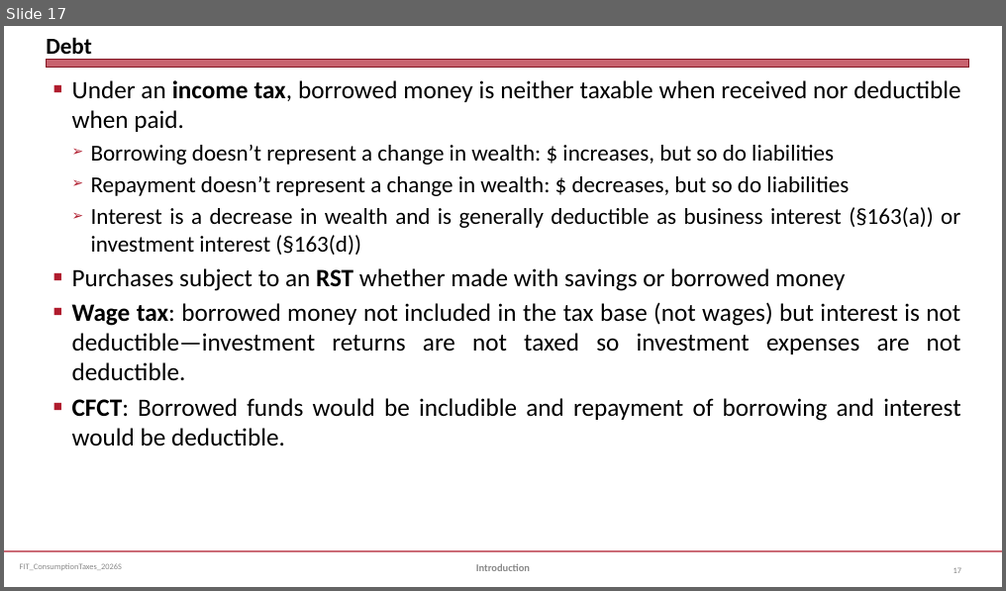
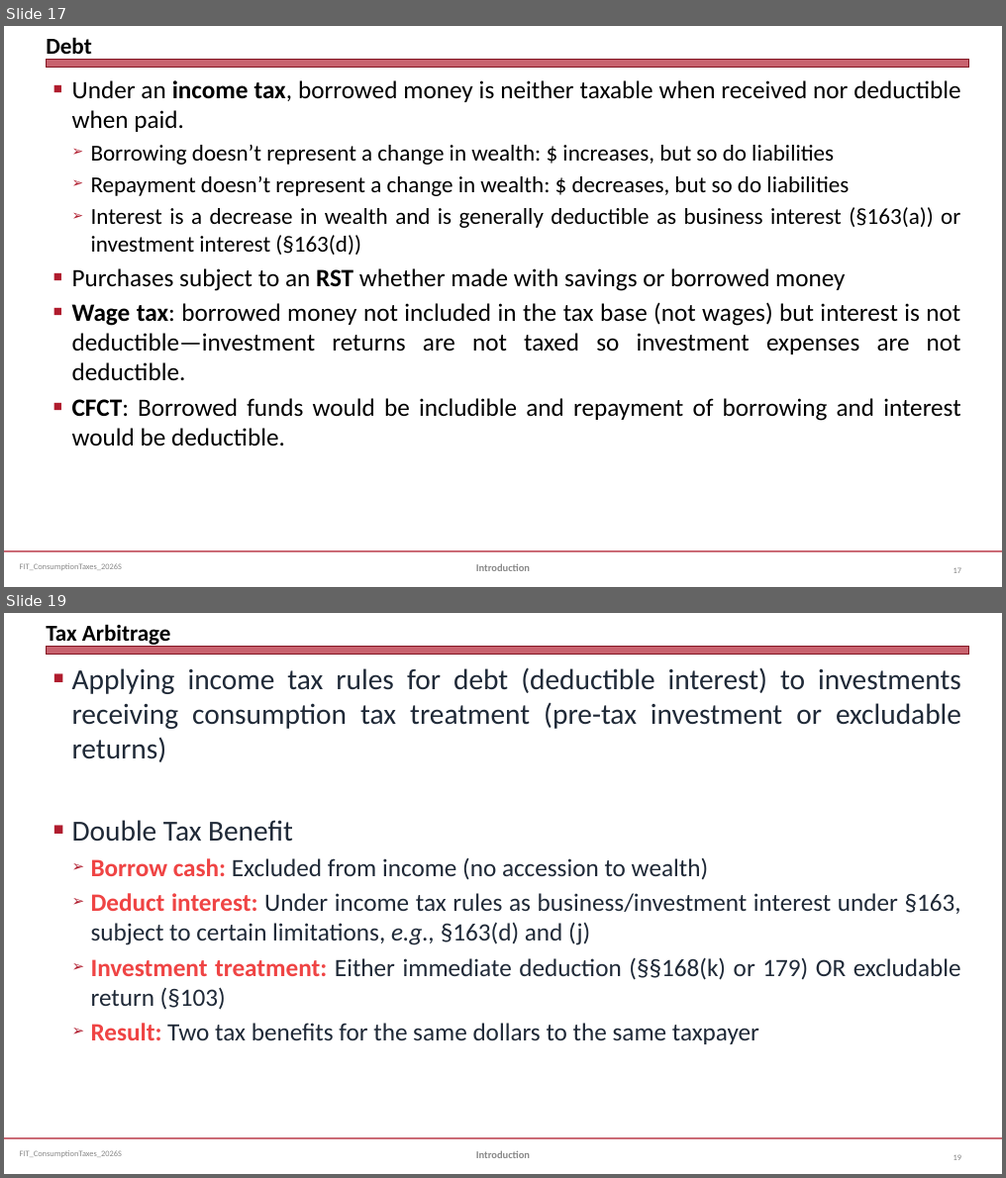
Before and after one commit to jmc877/Fed-Income-Tax, a slide deck: slides/FIT_ConsumptionTaxes_2026S.pptx. Shown one above the other, each under a label of ours: slide 17 before the commit, slides 17 and 19 after it; the slides between them are not shown. The pictures are 1006x591 and 1006x1178 pixels, drawn with LibreOffice and Linux fonts; fonts in the diff are those of the drawing. Boxes give left, top, right and bottom in pixels: in the first picture for what was removed or moved away, otherwise in the second. Text is boxed around its words. In the diff, an @@ line names an element or a change of style, - is before the commit and + after.

```diff
--- a/slides/FIT_ConsumptionTaxes_2026S.pptx
+++ b/slides/FIT_ConsumptionTaxes_2026S.pptx
@@ slide 19 added at [4, 613, 1002, 1174], background #FFFFFF; not listed: 3 template elements that a slide beside it also shows @@
@@ title added at [46, 624, 171, 648], 22 pt, text #000000, bold @@
+Tax Arbitrage
@@ text added at [72, 667, 961, 1045], 24 pt, text #1F2937 @@
+■ Applying income tax rules for debt (deductible interest) to investments receiving consumption tax treatment (pre-tax investment or excludable returns)
+■ Double Tax Benefit
+  ➢ Borrow cash: Excluded from income (no accession to wealth)
+  ➢ Deduct interest: Under income tax rules as business/investment interest under §163, subject to certain limitations, e.g., §163(d) and (j)
+  ➢ Investment treatment: Either immediate deduction (§§168(k) or 179) OR excludable return (§103)
+  ➢ Result: Two tax benefits for the same dollars to the same taxpayer
@@ text added at [476, 1151, 530, 1158], 10 pt, text #898989, bold @@
+Introduction
@@ page number added at [953, 1155, 961, 1160], 8 pt, text #808080 @@
+19
```
Also in this commit, not shown: 5 slides changed, 3 other slides added, 24 other files.
